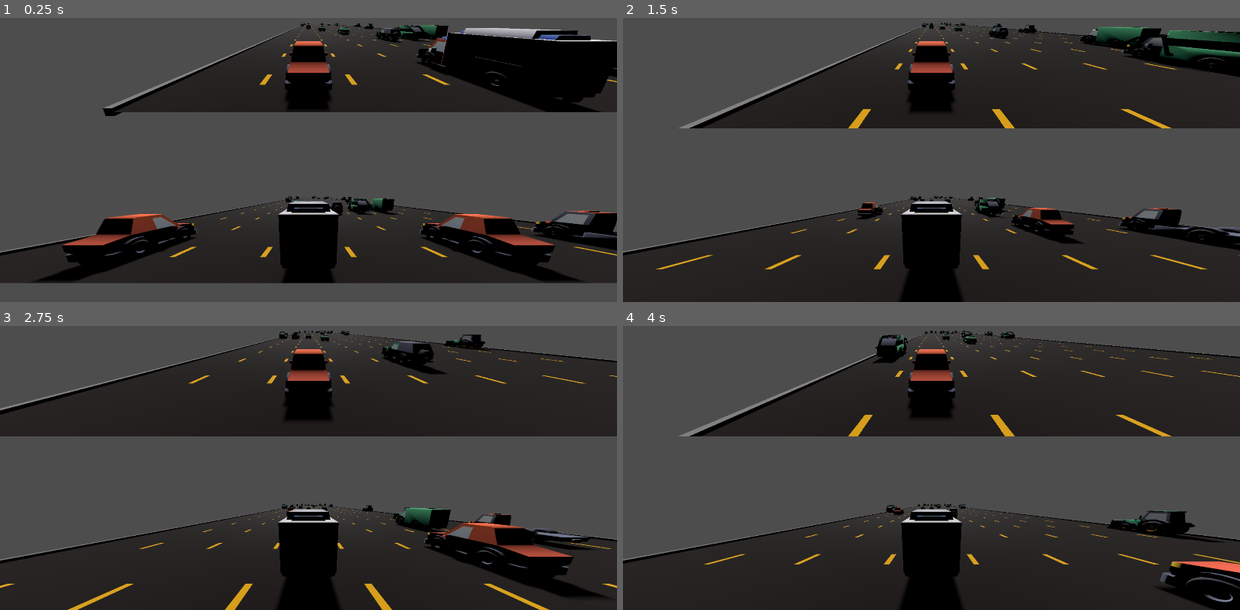
Above: before the commit, frames 1-4 (two rows, left to right).
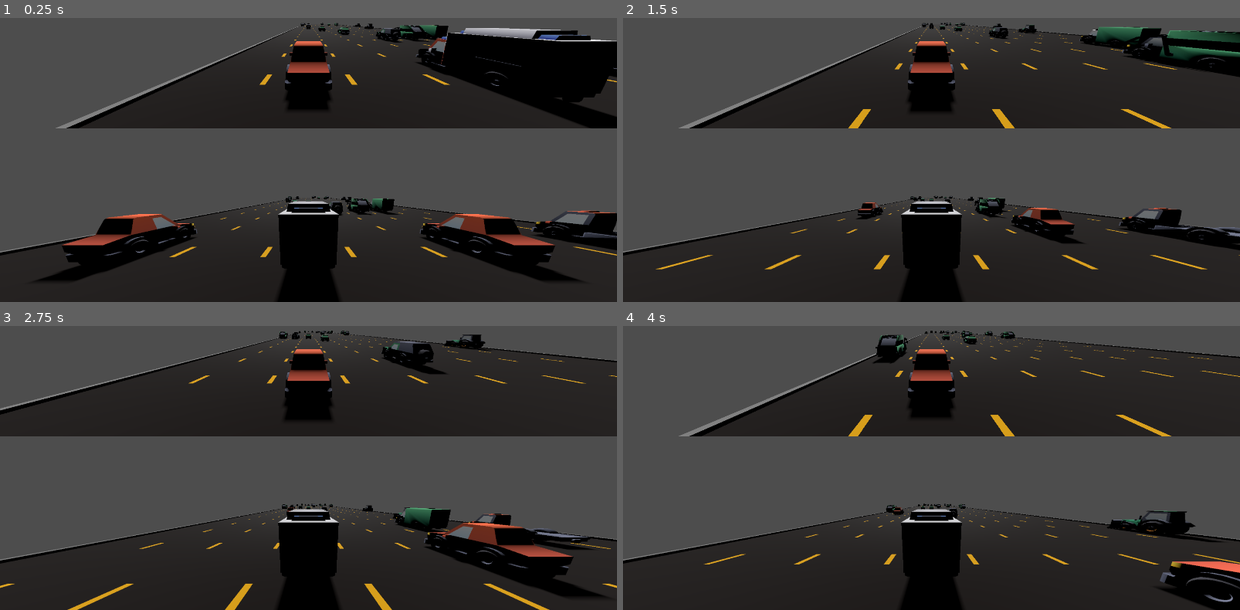
Above: after the commit, the same moments.

Repository: ethanbaedke/Race-Down-Roosevelt
Game: Godot game, scene res://game_manager.tscn
Two runs of this game, one before a commit and one after it. Both use one fixed random seed, a clock stepped at 60 frames per second and the inputs below.
Inputs:
- Up to frame 1 (0.25 s): no input
- Up to frame 2 (1.5 s): tap Enter at 0.5 s; hold D 0.53-1.28 s; tap C at 0.6 s; hold A from 1.28 s (still down); tap X at 1.35 s
- Up to frame 3 (2.75 s): release A at 2.03 s; hold D from 2.03 s (still down); tap C at 2.1 s
- Up to frame 4 (4 s): tap X at 2.85 s; release D at 3.53 s; hold A from 3.53 s (still down); tap C at 3.6 s

The runs differ from the first frame. In frame 1, 12% of the frame differs, in the area x 0-100%, y 31-100%; in frame 2, less than 0.1%; in frame 3, less than 0.1%; in frame 4, less than 0.1%.

Commit message:
Continue spawning road after finish line without traffic.

Diff:
--- a/race-down-roosevelt/race/race.gd
+++ b/race-down-roosevelt/race/race.gd
@@ -144,6 +144,7 @@
 var _traffic_vehicle_pool:Array[Array] = []
 var _active_traffic_vehicle_instances:Array[TrafficVehicle] = []
 var _active_traffic_vehicle_pool_indices:Array[int] = []
+var _can_spawn_traffic:bool = true
 
 # What z-coordinate the next road row should be spawned at.
 var _next_road_row_z:float = ROAD_ROW_SPACING
@@ -160,21 +161,10 @@
 # Expects traffic spawn cooldowns array to have size equal to the number of lanes.
 func _place_traffic_row(z_pos:float) -> void:
 
+	if (!_can_spawn_traffic):
+		return
 	if (_traffic_spawn_cooldowns.size() != NUM_LANES):
-		RdrLogger.fatal(self, _place_road_row.get_method() + " expects traffic spawn cooldowns array to have size equal to number of lanes.")
-
-	# Extend road.
-	_road_asphalt.position.z += ROAD_ROW_SPACING / 2
-	var asphalt_mesh:PlaneMesh = _road_asphalt.mesh
-	asphalt_mesh.size.y += ROAD_ROW_SPACING
-	var asphalt_material:StandardMaterial3D = asphalt_mesh.material
-	asphalt_material.uv1_scale.y = asphalt_mesh.size.y / 3
-	_road_left_barrier.position.z += ROAD_ROW_SPACING / 2
-	var left_barrier_mesh:BoxMesh = _road_left_barrier.mesh
-	left_barrier_mesh.size.z += ROAD_ROW_SPACING
-	_road_right_barrier.position.z += ROAD_ROW_SPACING / 2
-	var right_barrier_mesh:BoxMesh = _road_right_barrier.mesh
-	right_barrier_mesh.size.z += ROAD_ROW_SPACING
+		RdrLogger.fatal(self, _place_traffic_row.get_method() + " expects traffic spawn cooldowns array to have size equal to number of lanes.")
 
 	# Spawn traffic.
 	for i:int in range(NUM_LANES):
@@ -192,6 +182,36 @@
 		else:
 			# Lane is on cooldown, decrement.
 			_traffic_spawn_cooldowns[i] -= 1
+
+# Preferably, amount is a multiple of the road row spacing to avoid partial rows.
+# Extends in the +z direction (adds road to the front).
+func _extend_road(amount:float) -> void:
+	_road_asphalt.position.z += amount / 2
+	var asphalt_mesh:PlaneMesh = _road_asphalt.mesh
+	asphalt_mesh.size.y += amount
+	var asphalt_material:StandardMaterial3D = asphalt_mesh.material
+	asphalt_material.uv1_scale.y = asphalt_mesh.size.y / 3
+	_road_left_barrier.position.z += amount / 2
+	var left_barrier_mesh:BoxMesh = _road_left_barrier.mesh
+	left_barrier_mesh.size.z += amount
+	_road_right_barrier.position.z += amount / 2
+	var right_barrier_mesh:BoxMesh = _road_right_barrier.mesh
+	right_barrier_mesh.size.z += amount
+
+# Preferably, amount is a multiple of the road row spacing to avoid partial rows.
+# Shrinks in the +z direction (removes road from the back).
+func _shrink_road(amount:float) -> void:
+	_road_asphalt.position.z += amount / 2
+	var asphalt_mesh:PlaneMesh = _road_asphalt.mesh
+	asphalt_mesh.size.y -= amount
+	var asphalt_material:StandardMaterial3D = asphalt_mesh.material
+	asphalt_material.uv1_scale.y = asphalt_mesh.size.y / 3
+	_road_left_barrier.position.z += amount / 2
+	var left_barrier_mesh:BoxMesh = _road_left_barrier.mesh
+	left_barrier_mesh.size.z -= amount
+	_road_right_barrier.position.z += amount / 2
+	var right_barrier_mesh:BoxMesh = _road_right_barrier.mesh
+	right_barrier_mesh.size.z -= amount
 
 # Expects traffic vehicle pool to have size equal to the traffic vehicle array.
 func _get_traffic_vehicle_from_pool(index:int) -> TrafficVehicle:
@@ -222,30 +242,24 @@
 		_traffic_vehicle_pool[index].remove_at(end_ind)
 		return instance
 
-func _place_road_row() -> void:
-
-	_place_traffic_row(_next_road_row_z)
-
 func _handle_road_placement() -> void:
-
-	if (_road_rows_placed == RACE_LENGTH):
-		return
 
 	var order:Array[RacerVehicle] = get_racer_order()
 
 	# Place road in front of first place racer.
 	var first_place_z:float = order[0].position.z
 	while (_next_road_row_z - first_place_z < ROAD_PLACE_DIST):
-		if (_road_rows_placed < RACE_LENGTH):
-			_place_road_row()
+		if (_road_rows_placed != RACE_LENGTH):
+			_extend_road(ROAD_ROW_SPACING)
+			_place_traffic_row(_next_road_row_z)
 			_next_road_row_z += ROAD_ROW_SPACING
 			_road_rows_placed += 1
-			if (_road_rows_placed == RACE_LENGTH):
-				_place_finish_line()
-				return
 		else:
+			_extend_road(ROAD_ROW_SPACING)
 			_place_finish_line()
-			return
+			# Do not spawn traffic beyond the finish line.
+			_can_spawn_traffic = false
+			_road_rows_placed += 1
 
 func _place_finish_line() -> void:
 
@@ -266,7 +280,15 @@
 	# Anything at or behind this can be cleaned up.
 	var cleanup_z:float = last_place_z - ROAD_CLEANUP_DIST
 
-	# TODO: Shrink road.
+	# Shrink road.
+	var asphalt_mesh:PlaneMesh = _road_asphalt.mesh
+	var road_back:float = _road_asphalt.position.z - (asphalt_mesh.size.y * 0.5)
+	var to_shrink:float = cleanup_z - road_back
+	# Purposefully cast float->int->float to ensure our final shrink amount is a multiple of the road row size.
+	# This isn't necessary, but I would prefer the road to never have a partial row.
+	var num_rows_to_shrink:int = (to_shrink / ROAD_ROW_SPACING) as int
+	var to_shrink_final:float = num_rows_to_shrink * ROAD_ROW_SPACING
+	_shrink_road(to_shrink_final)
 
 	# Pool traffic.
 	var i:int = 0
